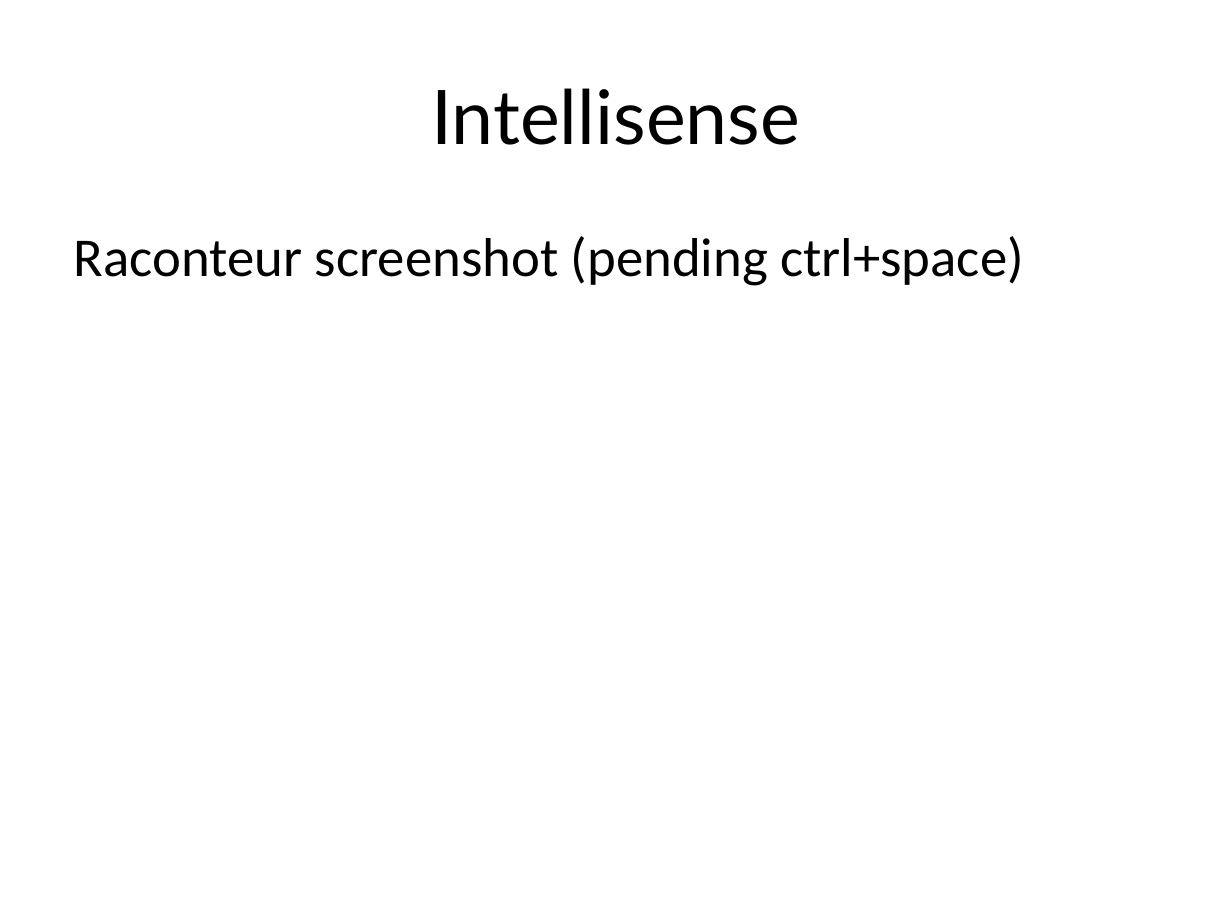
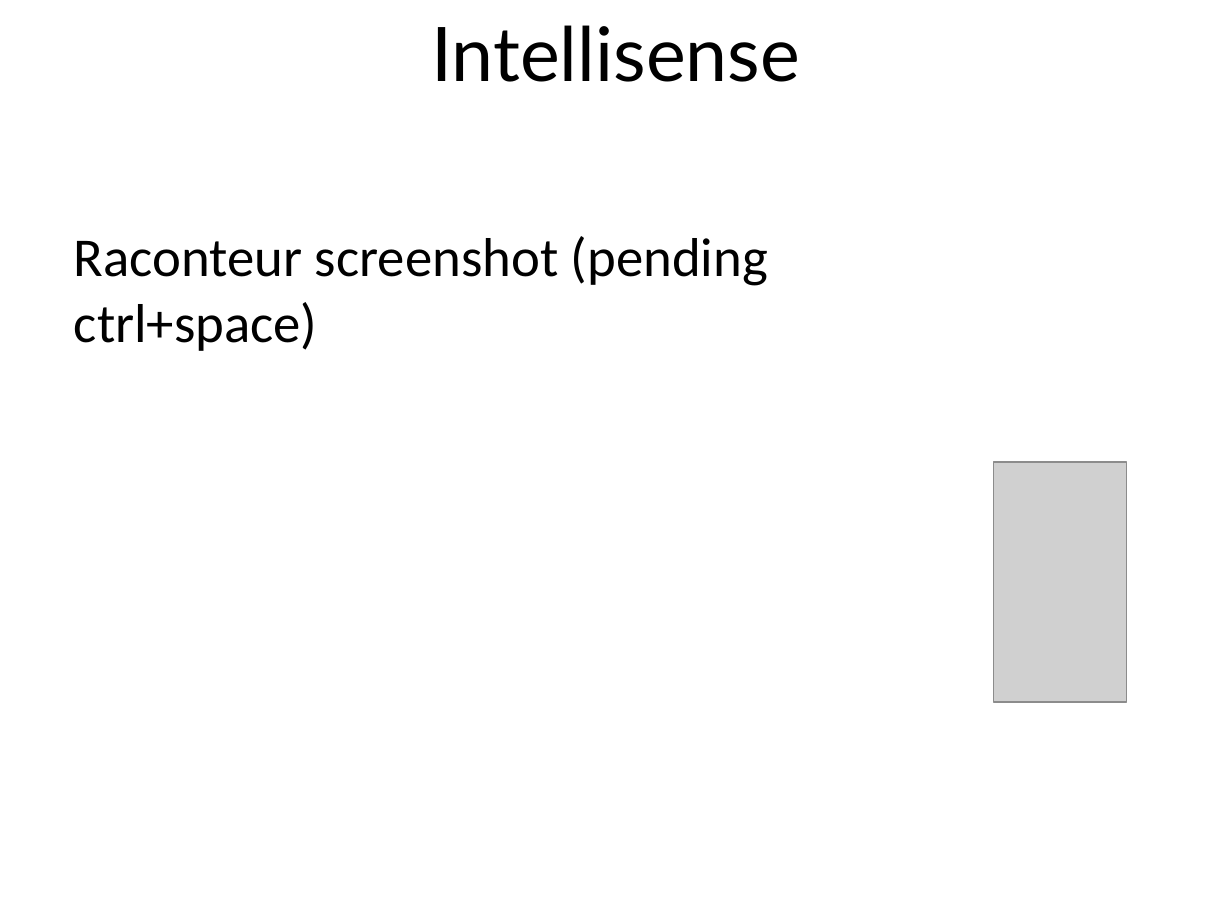
Before and after one commit to msuarz/portfolio, a slide deck: slide 9 of agile2011/presentation.pptx. Drawn at 1232x924 pixels with LibreOffice and Linux fonts; fonts in the diff are those of the drawing; grey boxes stand for pictures; background and template pictures are left out. Boxes give left, top, right and bottom in pixels: in the first picture for what was removed or moved away, otherwise in the second. Text is boxed around its words. In the diff, an @@ line names an element or a change of style, - is before the commit and + after.

```diff
--- a/agile2011/presentation.pptx
+++ b/agile2011/presentation.pptx
@@ title "Intellisense": place and size @@
-title "Intellisense" at (431,88,800,145)
+title "Intellisense" at (431,25,800,82)
@@ text "Raconteur screenshot (pending ctrl+space)" rewrapped from (74,236,1024,286) to (74,236,768,351) @@
@@ picture added at (993,462,1126,702) @@
```
Also in this commit, not shown: 19 other slides changed, 4 slides added, 3 slides removed, 5 other files.
